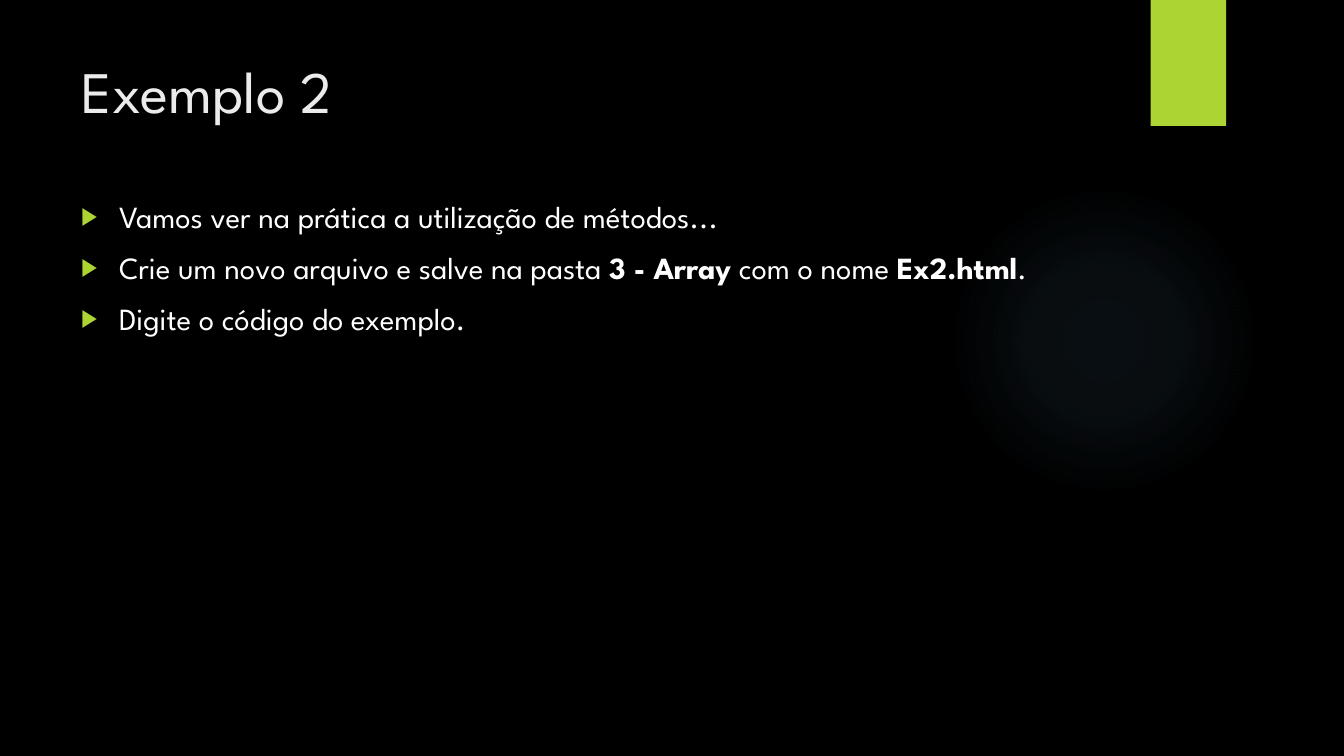
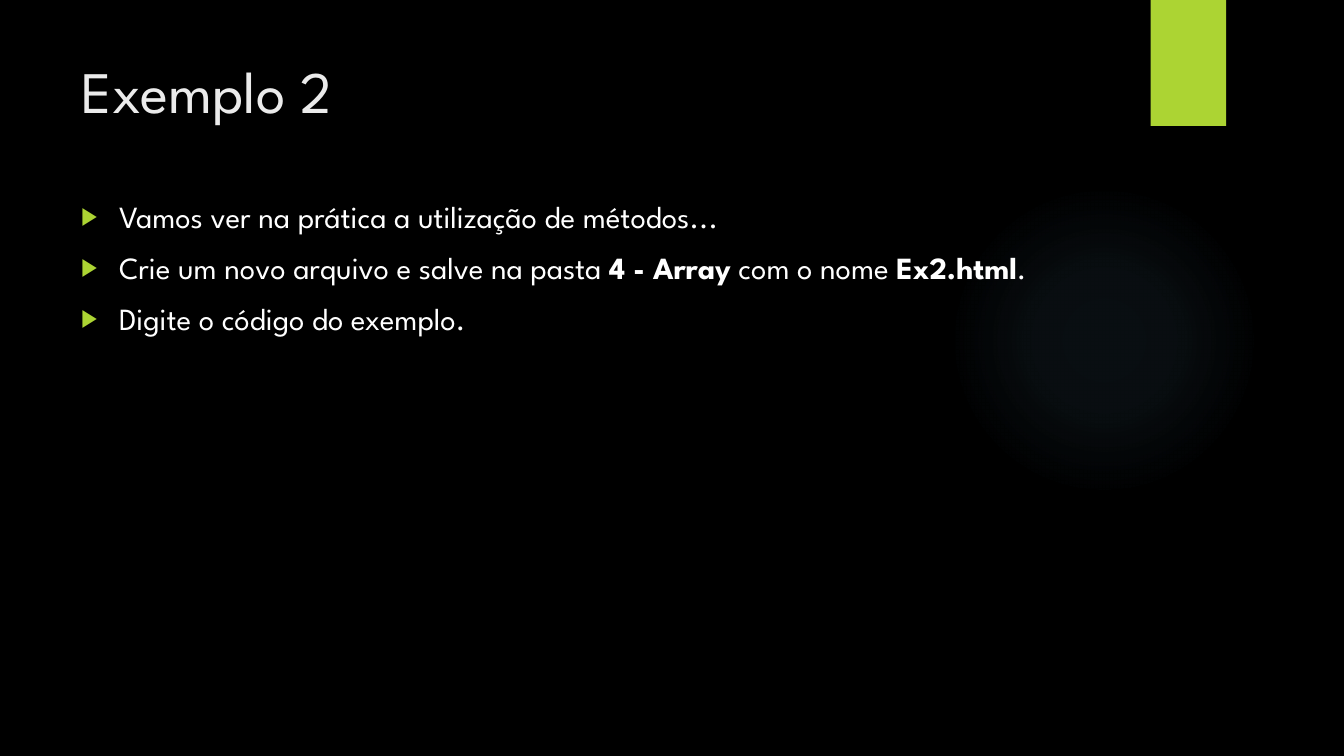
Before and after one commit to DiegoMeruoca/diegomeruoca.github.io, a slide deck: slide 9 of content/TDS/PWI/5 - Array.ppsx. Drawn at 1344x756 pixels with LibreOffice and Linux fonts; fonts in the diff are those of the drawing; background and template pictures are left out. Boxes give left, top, right and bottom in pixels: in the first picture for what was removed or moved away, otherwise in the second. Text is boxed around its words. In the diff, an @@ line names an element or a change of style, - is before the commit and + after.

```diff
--- a/content/TDS/PWI/5 - Array.ppsx
+++ b/content/TDS/PWI/5 - Array.ppsx
@@ text at box(119, 257, 1026, 286): text changed @@
-▶ Crie um novo arquivo e salve na pasta 3 - Array com o nome Ex2.html.
+▶ Crie um novo arquivo e salve na pasta 4 - Array com o nome Ex2.html.
```
Also in this commit, not shown: 3 other slides changed, 23 other files.
